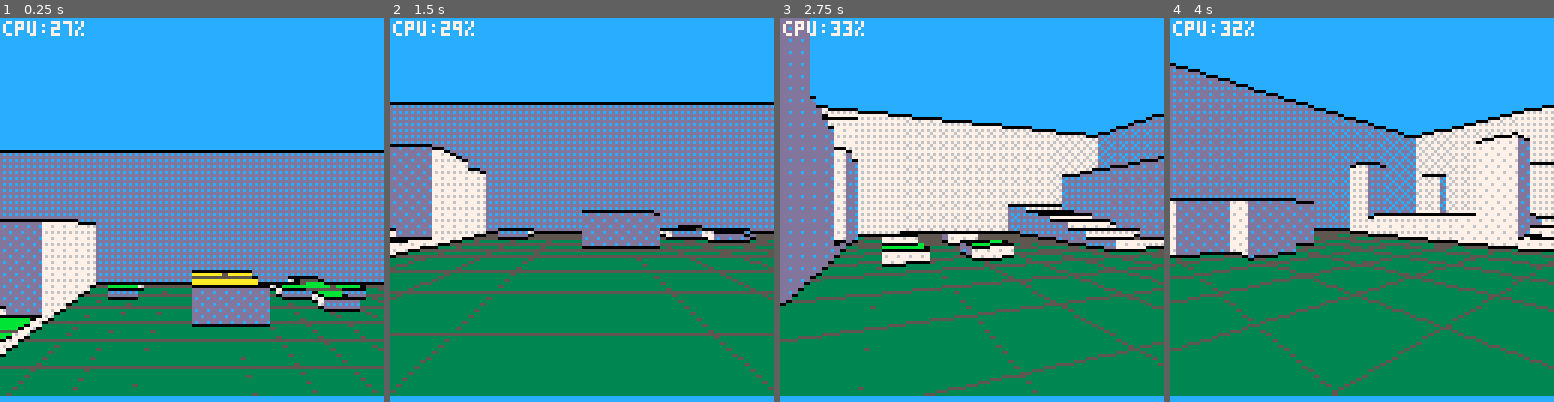
Above: before the commit, frames 1-4 (left to right).
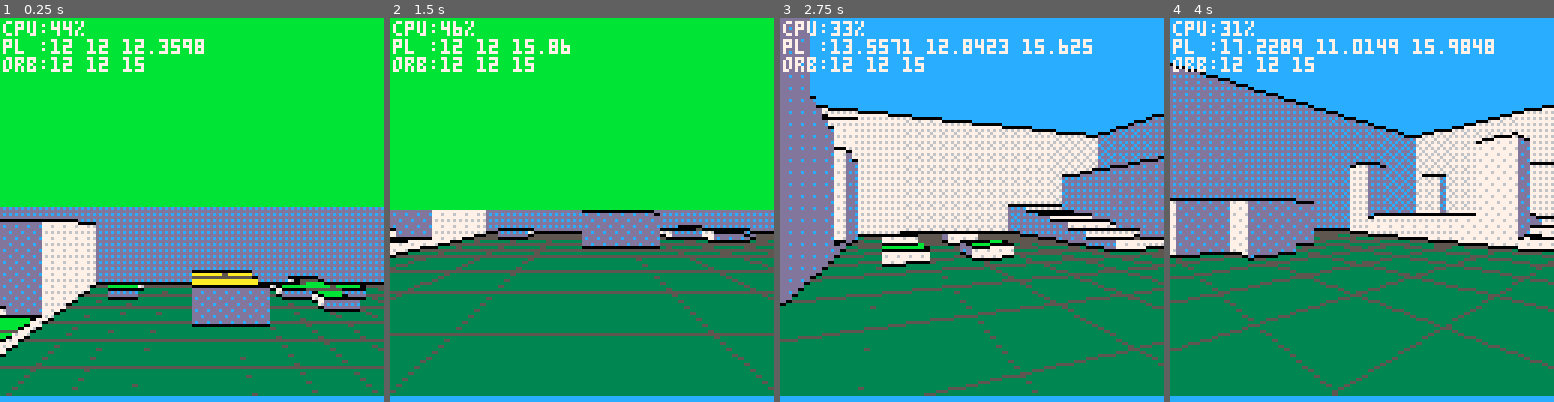
Above: after the commit, the same moments.

Repository: paloblanco/sallyneptune
Game: PICO-8 cartridge cast.p8
Same seed, same stepped clock (60 frames per second), same inputs: the game is played once before the commit and once after it.
Inputs:
- Up to frame 1 (0.25 s): no input
- Up to frame 2 (1.5 s): tap O (Z key) at 0.33, 0.7, 1.43 s; tap X (X key) at 1.07 s
- Up to frame 3 (2.75 s): hold Left 1.97-2.37 s; tap X (X key) at 2.07, 2.4, 2.73 s; tap O (Z key) at 2.22 s; hold Down from 2.42 s (still down)
- Up to frame 4 (4 s): release Down at 2.82 s; hold Right 2.87-3.53 s; tap X (X key) at 3.07, 3.4, 3.73 s; tap O (Z key) at 3.1, 3.98 s; hold Up from 3.58 s (still down)

The runs differ from the first frame. In frame 1, 49% of the frame differs, in the area x 0-100%, y 0-50%; in frame 2, 50%; in frame 3, 1.7%; in frame 4, 1.8%.

Commit message:
drawing for characters broken

Diff:
--- /dev/null
+++ b/actor.lua
@@ -0,0 +1,20 @@
+actor = thing:new()
+
+actor.x=0
+actor.y=0
+actor.z=0
+actor.sp=48
+actor.vwidth=8
+
+function actor:draw_simple(x,y,z,dir) -- needs view plane and player x,y,z,dir
+    local dx = self.x-x
+    local dy = self.y-y
+    local dz = self.z-(z+1.5)
+    local ang = atan2(dx,dy)
+    local rel_ang = ang-dir -- angle of object off player angle
+    if (abs(rel_ang) > fov/2) return -- escape function if not in fov
+    local dist = sqrt((dx)^2 + (dy)^2)
+    local sx = (rel_ang*2/fov)*64+64
+    local sy = (dz*64/dist)+64
+    circfill(sx,sy,self.vwidth/dist,11)
+end
--- a/cast.p8
+++ b/cast.p8
@@ -1,11 +1,23 @@
 pico-8 cartridge // http://www.pico-8.com
-version 32
+version 35
 __lua__
 
 #include thing.lua
 #include util.lua
+#include actor.lua
 #include player.lua
 #include main.lua
+…(11 lines of a section not shown)…
 
 
 
--- a/main.lua
+++ b/main.lua
@@ -11,6 +11,7 @@
 			mset(x,y,mget(x,y)*3)
 		end
 	end
+	orb = actor:new({x=12,y=12,z=15})
 end
 
 
@@ -38,24 +39,18 @@
 
 	-- calculate view plane
 
-	local v={}
-	v.x0 = cos(pl.d+fov/2)
-	v.y0 = sin(pl.d+fov/2)
-	v.x1 = cos(pl.d-fov/2)
-	v.y1 = sin(pl.d-fov/2)
-
+	local v = pl:return_view()
+	-- camera based on player pos
+	local x=pl.x
+	local y=pl.y
+	-- (player eye 1.5 units high)
+	local z=pl.z-1.5
 
 	for sx=0,127,2 do
 
 		-- make all of these local
 		-- for speed
 		local sy=127
-
-		-- camera based on player pos
-		local x=pl.x
-		local y=pl.y
-		-- (player eye 1.5 units high)
-		local z=pl.z-1.5
 
 		local ix=flr(x)
 		local iy=flr(y)
@@ -173,9 +168,6 @@
 		end
 		end -- skipping
 	end -- sx
-
-	cursor(0,0) color(7)
-	print("cpu:"..flr(stat(1)*100).."%",1,1)
 end
 
 
@@ -185,10 +177,16 @@
 	-- to do: sky? stars?
 	rectfill(0,0,127,127,12)
 	draw_3d()
+	orb:draw_simple(pl.x,pl.y,pl.z,pl.d)
 	-- draw map
 	if (false) then
 		mapdraw(0,0,0,0,32,32)
 		pset(pl.x*8,pl.y*8,12)
 		pset(pl.x*8+cos(pl.d)*2,pl.y*8+sin(pl.d)*2,13)
 	end
+	cursor(0,0) color(7)
+	print("cpu:"..flr(stat(1)*100).."%",1,1)
+	print("pl :"..pl.x.." "..pl.y.." "..pl.z)
+	print("orb:"..orb.x.." "..orb.y.." "..orb.z)
+
 end
--- a/player.lua
+++ b/player.lua
@@ -68,3 +68,12 @@
 		end
 	end
 end
+
+function player:return_view()
+    local v={}
+	v.x0 = cos(self.d+fov/2)
+	v.y0 = sin(self.d+fov/2)
+	v.x1 = cos(self.d-fov/2)
+	v.y1 = sin(self.d-fov/2)
+    return v
+end
Not shown, changed: 22 lines of the sprite sheet (__gfx__) section of cast.p8
